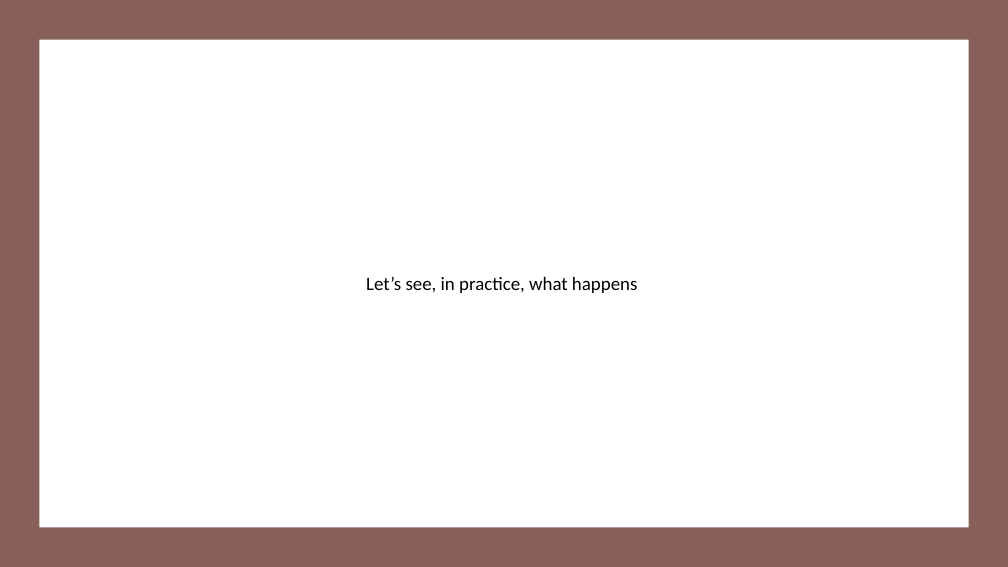
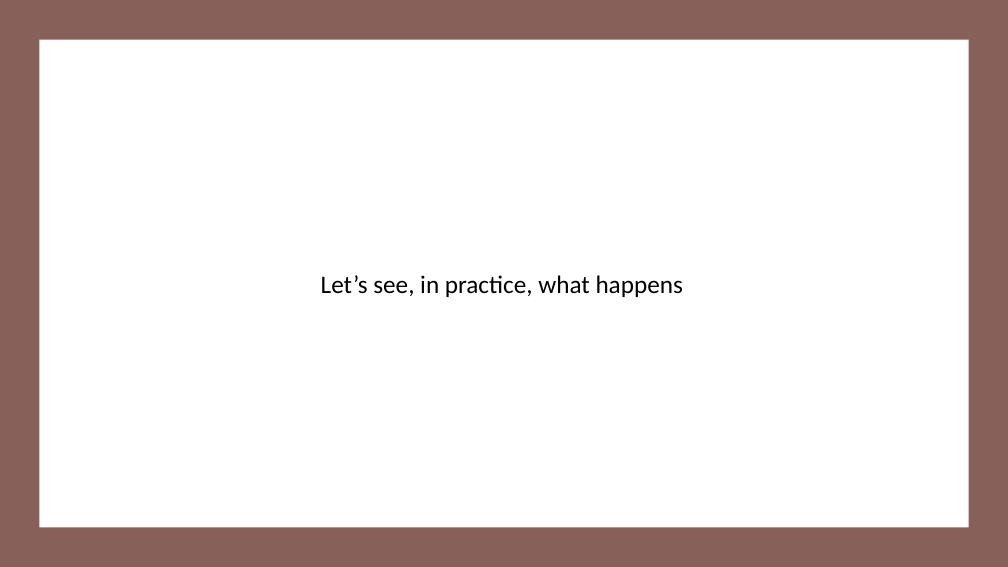
Before and after one commit to MICS-Lab/DeepLearningCourse, a slide deck: slide 4 of Slides_GPU.pptx. Drawn at 1008x567 pixels with LibreOffice and Linux fonts; fonts in the diff are those of the drawing. Boxes give left, top, right and bottom in pixels: in the first picture for what was removed or moved away, otherwise in the second. Text is boxed around its words. In the diff, an @@ line names an element or a change of style, - is before the commit and + after.

```diff
--- a/Slides_GPU.pptx
+++ b/Slides_GPU.pptx
@@ text "Let’s see, in practice, what ...": place and size @@
-text "Let’s see, in practice, what ..." at [366, 277, 638, 293]
+text "Let’s see, in practice, what ..." at [321, 275, 683, 297]
@@ text "Let’s see, in practice, what ..." at [321, 275, 683, 297]: size 18 to 24 pt @@
```
Also in this commit, not shown: 1 slide added.
